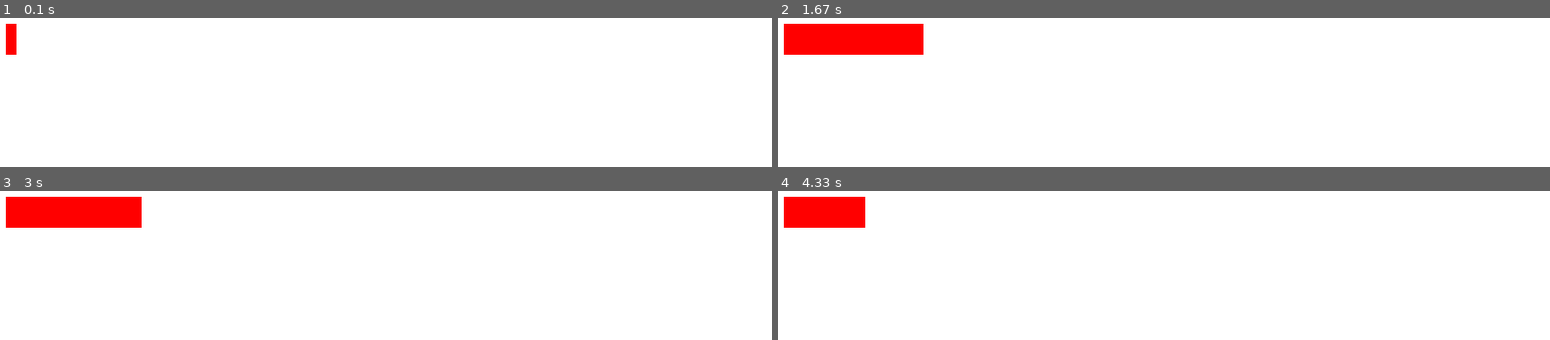
Above: before the commit, frames 1-4 (two rows, left to right).
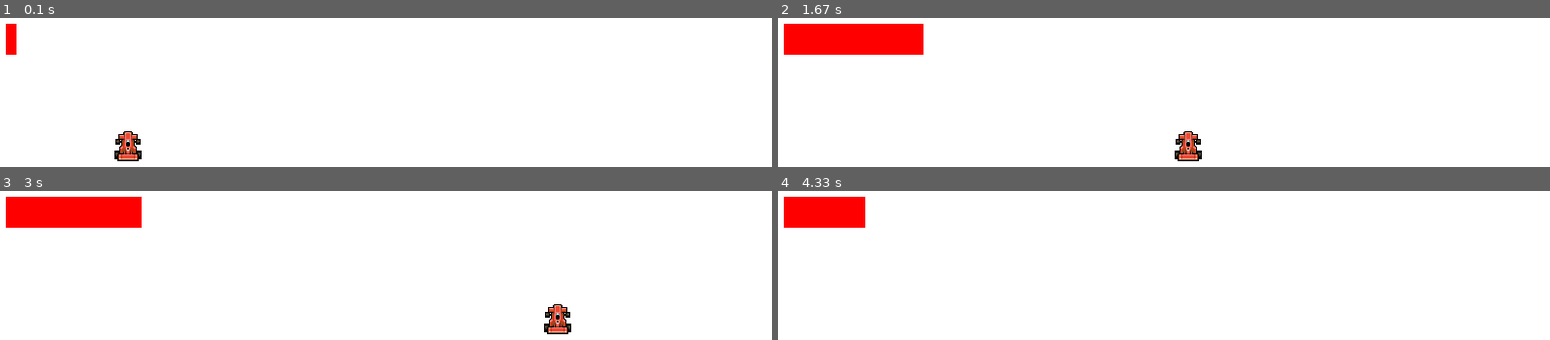
Above: after the commit, the same moments.

Repository: marstom/pygames-physics-fun
Game: pygame game, started from game.py
Two runs of this game, one before a commit and one after it. Both use one fixed random seed, a clock stepped at 60 frames per second and the inputs below.
Inputs:
- Up to frame 1 (0.1 s): no input
- Up to frame 2 (1.67 s): hold D 0.33-0.8 s; hold D 0.83-1.3 s; hold A from 1.33 s (still down)
- Up to frame 3 (3 s): release A at 1.87 s; hold A 1.9-2.3 s; hold D 2.33-2.97 s
- Up to frame 4 (4.33 s): hold A 3-3.47 s; hold D 3.5-3.97 s; hold D from 4 s (still down)

The runs differ from the first frame. In frame 1, 0.5% of the frame differs, in the area x 14-19%, y 75-97%; in frame 2, 0.5%; in frame 3, 0.5%; in frame 4, nothing differs.

Commit message:
dodanie assetow

Diff:
--- /dev/null
+++ b/autko.py
@@ -0,0 +1,38 @@
+from typing import Any
+import pygame
+from pygame import Rect
+
+
+class Vector2D:
+    x: float = 0.0
+    y: float = 0.0
+
+# Define the sprite class
+class Autko(pygame.sprite.Sprite):
+    friction = 0.11
+
+
+    def __init__(self, x=120, y=120):
+        super().__init__()
+        self.image = pygame.image.load("assets/car.png").convert_alpha()
+        self.image.set_colorkey((255,255,255))
+        # pygame.transform.scale(self.image, (self.image.get_width()*2, self.image.get_height()*2))
+        self.rect = self.image.get_rect()
+        self.rect.x = x
+        self.rect.y = y
+
+        self.speed = Vector2D()
+
+
+    def speed_x(self):
+        self.speed.x = 5.0
+
+    def update(self, *args: Any, **kwargs: Any) -> None:
+        self.rect.x += self.speed.x
+        self.rect.y += self.speed.y
+
+        self.speed.x -= self.friction if self.speed.x >= 0 else 0
+        self.speed.y -= self.friction if self.speed.y >= 0 else 0
+
+
+        return super().update(*args, **kwargs)
--- a/game.py
+++ b/game.py
@@ -16,7 +16,9 @@
 # Game loop
 running = True
 
-gra = scene.Scene()
+
+sprites = pygame.sprite.Group()
+gra = scene.Scene(sprites)
 
 while running:
     # Handle events
@@ -31,8 +33,8 @@
     # Draw to the screen
     screen.fill((255, 255, 255))  # Fill the screen with white
     # Draw game objects here
-    # scene.render(screen)
     gra.render(screen)
+
 
 
     # Update the display
--- a/scene.py
+++ b/scene.py
@@ -1,5 +1,7 @@
 import pygame
 from pygame import Surface
+from autko import Autko
+from pygame.sprite import Sprite, Group
 
 
 class Rect:
@@ -18,15 +20,25 @@
 
 class Scene:
     position = [0,0]
+    sprites: Group
 
     rect = Rect()
 
+    def __init__(self, sprites) -> None:
+        self.sprites = sprites
+        self.autko = Autko()
+        self.sprites.add(self.autko)
+
     def render(self, screen: Surface):
         pygame.draw.rect(screen, [255, 0, 0], [self.rect.w, self.rect.h, self.rect.x, self.rect.y])
+        self.sprites.update()
         self.rect.refresh()
+
+        self.sprites.draw(screen)
 
     def move(self, event):
         if event.key == pygame.K_d:
+            self.autko.speed_x()
             self.rect.vel_x +=1
         if event.key == pygame.K_a:
             self.rect.vel_x -=1
Binary file added: assets/aqua_ball.png
Binary file added: assets/car.png
